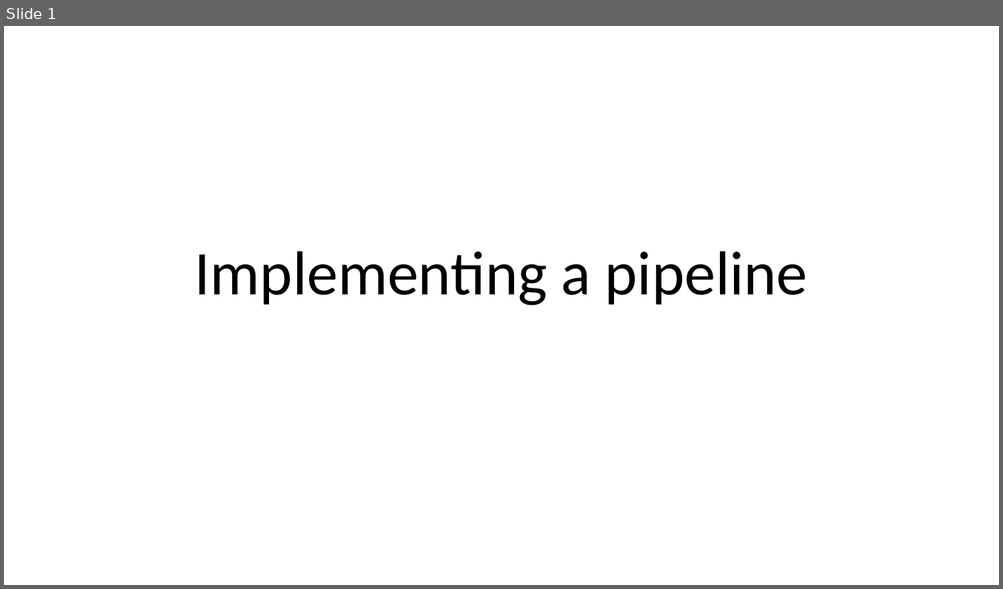
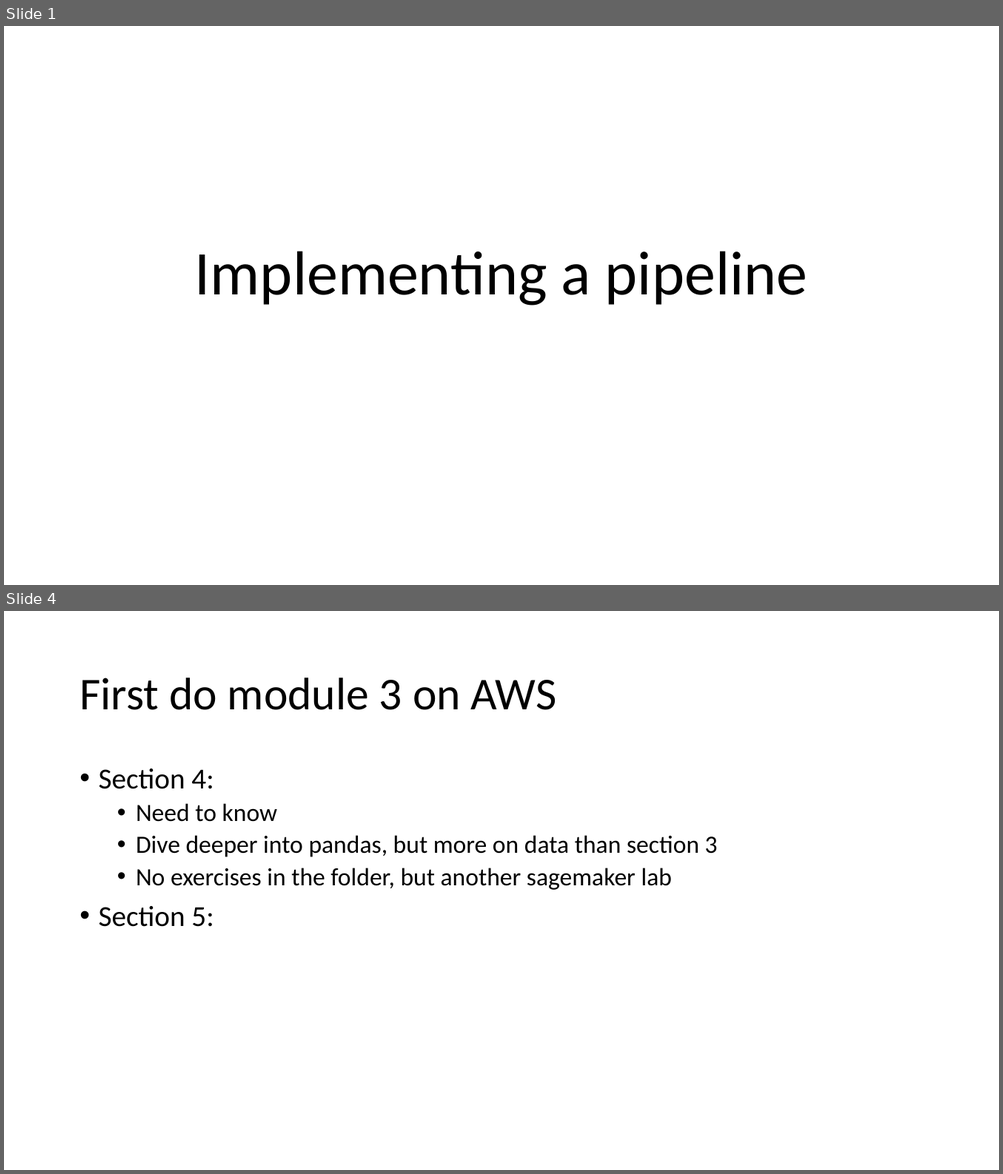
Before and after one commit to mjochen/CloudAI, a slide deck: PPT/3 - Implementing a pipeline.pptx. Shown one above the other, each under a label of ours: slide 1 before the commit, slides 1 and 4 after it; the slides between them are not shown. The pictures are 1003x589 and 1003x1174 pixels, drawn with LibreOffice and Linux fonts; fonts in the diff are those of the drawing. Boxes give left, top, right and bottom in pixels: in the first picture for what was removed or moved away, otherwise in the second. Text is boxed around its words. In the diff, an @@ line names an element or a change of style, - is before the commit and + after.

```diff
--- a/PPT/3 - Implementing a pipeline.pptx
+++ b/PPT/3 - Implementing a pipeline.pptx
@@ slide 4 added at [4, 611, 999, 1170], background #FFFFFF @@
@@ title added at [79, 678, 557, 710], 44 pt, text #000000 @@
+First do module 3 on AWS
@@ text added at [99, 769, 717, 927], 24 pt, text #000000 @@
+• Section 4:
+  • Need to know
+  • Dive deeper into pandas, but more on data than section 3
+  • No exercises in the folder, but another sagemaker lab
+• Section 5:
```
Also in this commit, not shown: 2 slides changed, 1 other slide added, 2 other files.
